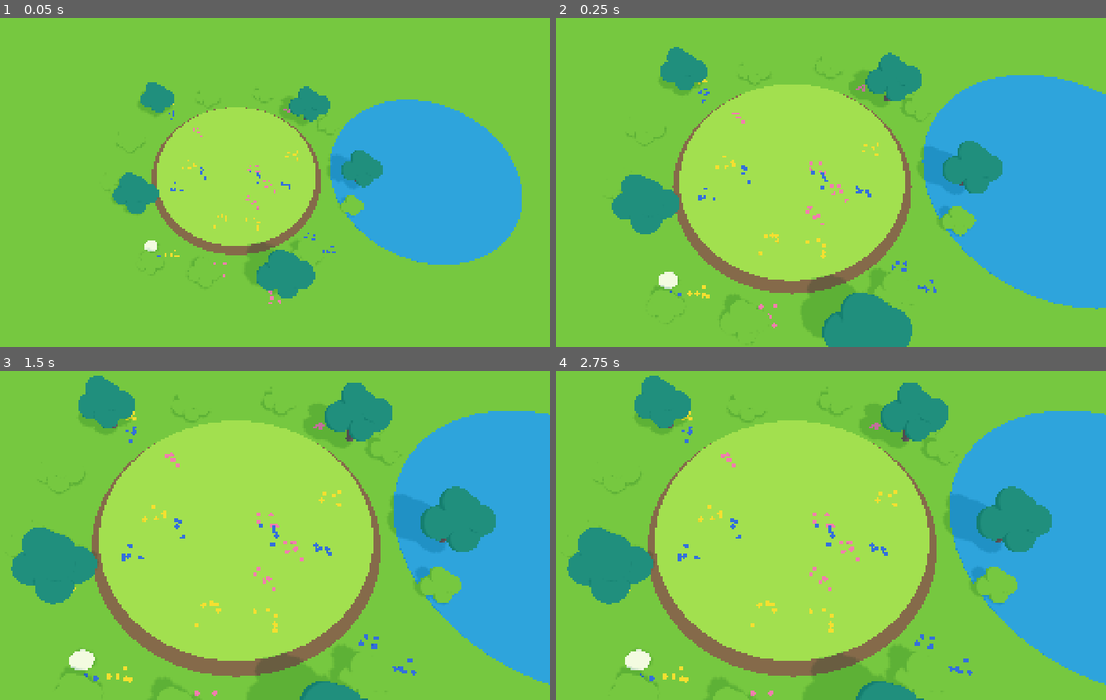
Above: before the commit, frames 1-4 (two rows, left to right).
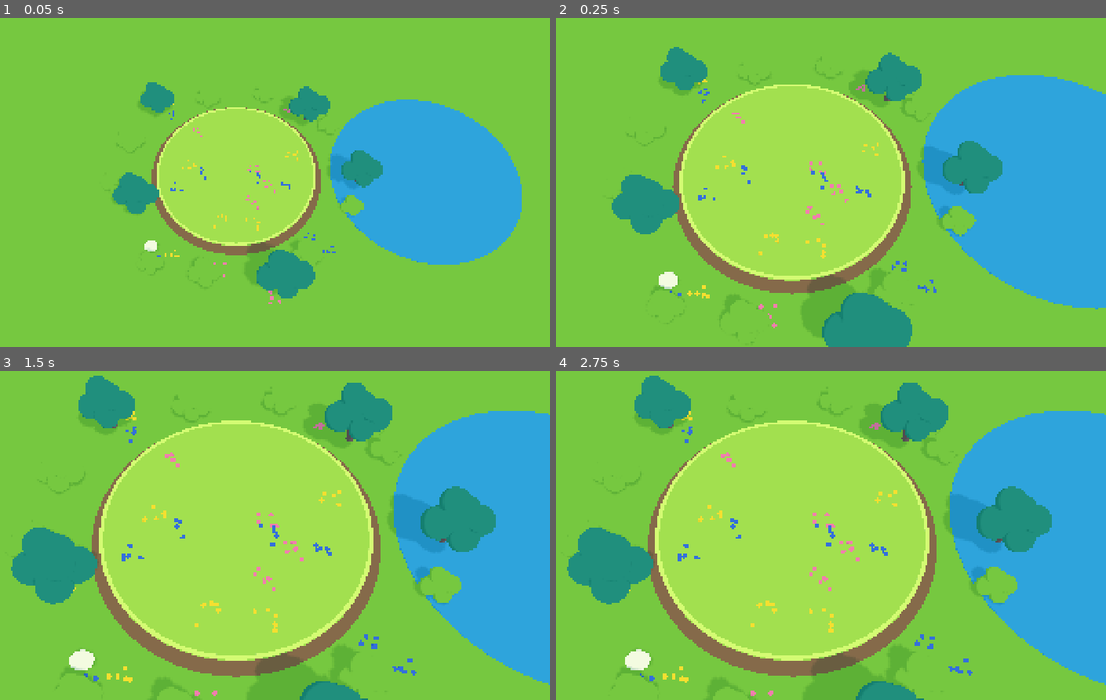
Above: after the commit, the same moments.

Repository: UICHEOL-HWANG/TheBrawlGuys
Game: Godot game, scene res://src/main/main.tscn
Two runs of this game, one before a commit and one after it. Both use one fixed random seed, a clock stepped at 60 frames per second and the inputs below.
Inputs (mouse positions are in pixels of both pictures, inside the frame that each line leads up to):
- Up to frame 1 (0.05 s): no input
- Up to frame 2 (0.25 s): no input
- Up to frame 3 (1.5 s): tap Enter at 0.5 s; move the mouse to (374, 505) at 0.52 s; hold D 0.53-1.25 s; hold Shift 0.53-1.25 s; click (374, 505) at 0.67 s; tap Space at 0.77 s; drag from (110, 542) to (203, 594) at 1.27 s
- Up to frame 4 (2.75 s): tap Space at 2 s; move the mouse to (853, 446) at 2.02 s; hold D from 2.03 s (still down); tap Ctrl at 2.1 s

The runs differ from the first frame. In frame 1, 0.6% of the frame differs, in the area x 28-58%, y 27-70%; in frame 2, 1.1%; in frame 3, 1.7%, in the area x 17-68%, y 15-89%; in frame 4, 1.7%.

Commit message:
feat: add fighter view with interpolation, respawn snap and blink
Co-Authored-By: Claude Sonnet 5.5 <noreply@anthropic.com>

Diff:
--- a/src/render/arena_view.gd
+++ b/src/render/arena_view.gd
@@ -8,10 +8,15 @@
 ## is not self-occluded by the top disc from the high default camera.
 const RIM_TAPER := 1.08
 const SEGMENTS := 64
+## Bright lip on the grass edge so the far side, where the dirt band is hidden, still reads (DS-VIS-04).
+const LIP_WIDTH := 0.3
+const LIP_FLATTEN := 0.06
+const LIP_LIFT := 0.005
 
 var _config: GameConfig
 var _top: MeshInstance3D
 var _rim: MeshInstance3D
+var _lip: MeshInstance3D
 var _built_radius: float = -1.0
 
 
@@ -19,8 +24,10 @@
 	_config = config
 	_top = MeshInstance3D.new()
 	_rim = MeshInstance3D.new()
+	_lip = MeshInstance3D.new()
 	add_child(_top)
 	add_child(_rim)
+	add_child(_lip)
 	_config.changed.connect(_rebuild)
 	_rebuild()
 
@@ -48,3 +55,12 @@
 	_rim.mesh = rim
 	_rim.material_override = ToonMaterials.toon(DS.DIRT)
 	_rim.position.y = -TOP_THICKNESS - RIM_HEIGHT * 0.5
+
+	var lip := TorusMesh.new()
+	lip.inner_radius = r - LIP_WIDTH
+	lip.outer_radius = r
+	lip.rings = SEGMENTS
+	_lip.mesh = lip
+	_lip.scale = Vector3(1.0, LIP_FLATTEN, 1.0)
+	_lip.position.y = LIP_LIFT
+	_lip.material_override = ToonMaterials.toon(DS.GRASS_SUN)
--- /dev/null
+++ b/src/render/fighter_view.gd
@@ -0,0 +1,82 @@
+class_name FighterView
+extends Node3D
+## Draws one fighter (design.md DS-VIS-03, GD-FEEL-03): toon capsule in the player color with a
+## rim light, a flat foot ring and a P-label. Interpolates prev -> curr by alpha, snaps when
+## spawn_id changes (respawn), blinks while invulnerable, hides when KO. Reads view values only.
+
+const RIM := 0.35
+const RING_INNER_RATIO := 1.15
+const RING_OUTER_RATIO := 1.45
+const RING_FLATTEN := 0.08
+const RING_LIFT := 0.02
+const LABEL_GAP := 0.6
+const LABEL_PIXEL_SIZE := 0.01
+const BLINK_END_SECONDS := 0.5
+
+var _config: GameConfig
+var _body: MeshInstance3D
+var _ring: MeshInstance3D
+var _label: Label3D
+
+
+func setup(index: int, config: GameConfig) -> void:
+	_config = config
+	var color := PlayerStyle.color(index)
+
+	var capsule := CapsuleMesh.new()
+	capsule.radius = config.fighter_radius
+	capsule.height = config.fighter_height
+	_body = MeshInstance3D.new()
+	_body.mesh = capsule
+	_body.material_override = ToonMaterials.toon(color, RIM)
+	_body.position.y = config.fighter_height * 0.5
+	add_child(_body)
+
+	var torus := TorusMesh.new()
+	torus.inner_radius = config.fighter_radius * RING_INNER_RATIO
+	torus.outer_radius = config.fighter_radius * RING_OUTER_RATIO
+	_ring = MeshInstance3D.new()
+	_ring.mesh = torus
+	_ring.scale = Vector3(1.0, RING_FLATTEN, 1.0)
+	_ring.position.y = RING_LIFT
+	_ring.material_override = ToonMaterials.toon(color)
+	add_child(_ring)
+
+	_label = Label3D.new()
+	_label.text = PlayerStyle.label(index)
+	_label.font = load(DS.FONT_DISPLAY_PATH) as Font
+	_label.font_size = DS.SIZE_TITLE
+	_label.pixel_size = LABEL_PIXEL_SIZE
+	_label.billboard = BaseMaterial3D.BILLBOARD_ENABLED
+	_label.modulate = DS.UI_SURFACE
+	_label.outline_modulate = DS.CANOPY_DEEP
+	_label.outline_size = DS.TEXT_OUTLINE * 2
+	_label.position.y = config.fighter_height + LABEL_GAP
+	add_child(_label)
+
+
+func apply(prev: Dictionary, curr: Dictionary, alpha: float, tick: int) -> void:
+	if int(curr["state"]) == Fighter.State.KO:
+		visible = false
+		return
+	visible = true
+	position = interpolate(prev, curr, alpha)
+	var facing: Vector3 = curr["facing"]
+	rotation.y = Collision.yaw_of(facing)
+	_body.visible = blink_visible(int(curr["invuln_ticks"]), tick, _config)
+
+
+static func interpolate(prev: Dictionary, curr: Dictionary, alpha: float) -> Vector3:
+	var to: Vector3 = curr["pos"]
+	if prev.is_empty() or prev.get("spawn_id") != curr.get("spawn_id"):
+		return to
+	var from: Vector3 = prev["pos"]
+	return from.lerp(to, alpha)
+
+
+static func blink_visible(invuln_ticks: int, tick: int, config: GameConfig) -> bool:
+	if invuln_ticks <= 0:
+		return true
+	var hz := config.blink_hz_end if invuln_ticks <= SimTime.to_ticks(BLINK_END_SECONDS) else config.blink_hz
+	var phase := floori(float(tick) * hz * 2.0 / SimTime.TICK_RATE)
+	return phase % 2 == 0
--- /dev/null
+++ b/tests/unit/test_fighter_view.gd
@@ -0,0 +1,44 @@
+extends GutTest
+
+
+func _view(pos: Vector3, spawn_id: int) -> Dictionary:
+	return {"pos": pos, "spawn_id": spawn_id}
+
+
+func test_interpolates_between_ticks() -> void:
+	var p := FighterView.interpolate(_view(Vector3(0, 0, 0), 0), _view(Vector3(2, 4, 0), 0), 0.25)
+	assert_eq(p, Vector3(0.5, 1.0, 0))
+
+
+func test_snaps_after_respawn() -> void:
+	var p := FighterView.interpolate(_view(Vector3(20, -8, 0), 0), _view(Vector3(-5, 6, 0), 1), 0.5)
+	assert_eq(p, Vector3(-5, 6, 0), "no sliding across the map on respawn")
+
+
+func test_snaps_without_previous_state() -> void:
+	assert_eq(FighterView.interpolate({}, _view(Vector3(1, 2, 3), 0), 0.5), Vector3(1, 2, 3))
+
+
+func test_visible_when_not_invulnerable() -> void:
+	var c := GameConfig.new()
+	for t: int in 10:
+		assert_true(FighterView.blink_visible(0, t, c))
+
+
+func test_blinks_at_blink_hz_then_faster_at_the_end() -> void:
+	var c := GameConfig.new()
+	# 10 Hz -> toggles every 60 / (2 * 10) = 3 ticks
+	var long_invuln := SimTime.to_ticks(c.respawn_invuln)
+	var pattern: Array[bool] = []
+	for t: int in 6:
+		pattern.append(FighterView.blink_visible(long_invuln, t, c))
+	assert_eq(pattern, [true, true, true, false, false, false] as Array[bool])
+	# last 0.5 s uses blink_hz_end (20 Hz) -> toggles every 1.5 ticks
+	var toggles := 0
+	var last := FighterView.blink_visible(10, 0, c)
+	for t: int in range(1, 12):
+		var now := FighterView.blink_visible(10, t, c)
+		if now != last:
+			toggles += 1
+		last = now
+	assert_gt(toggles, 5, "faster blinking in the final half second")
Not shown, added: src/render/fighter_view.gd.uid
Not shown, added: tests/unit/test_fighter_view.gd.uid
